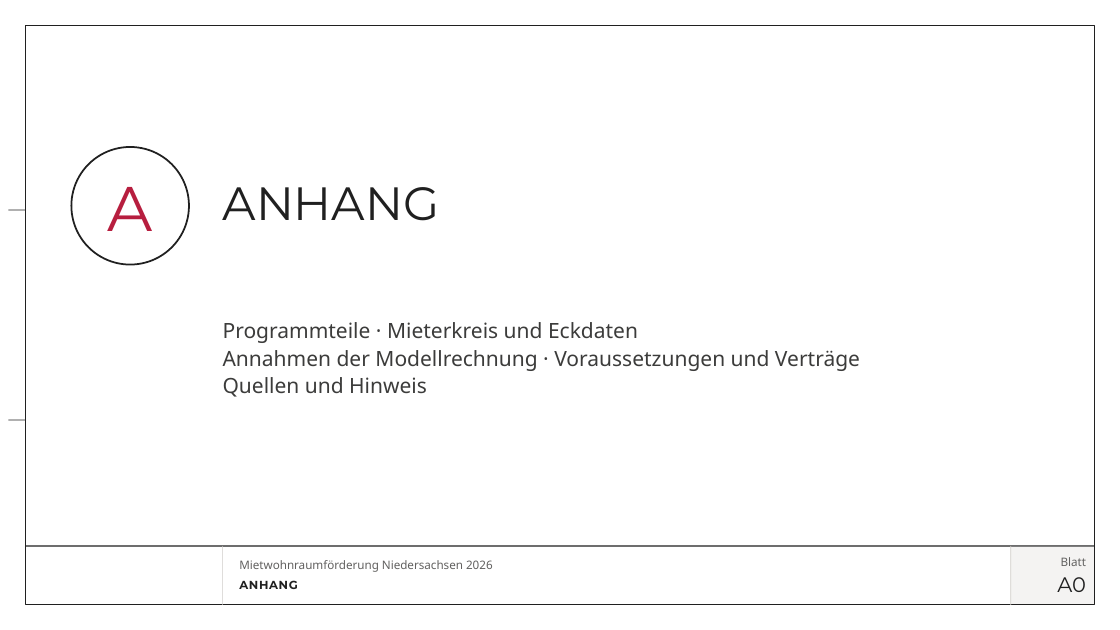
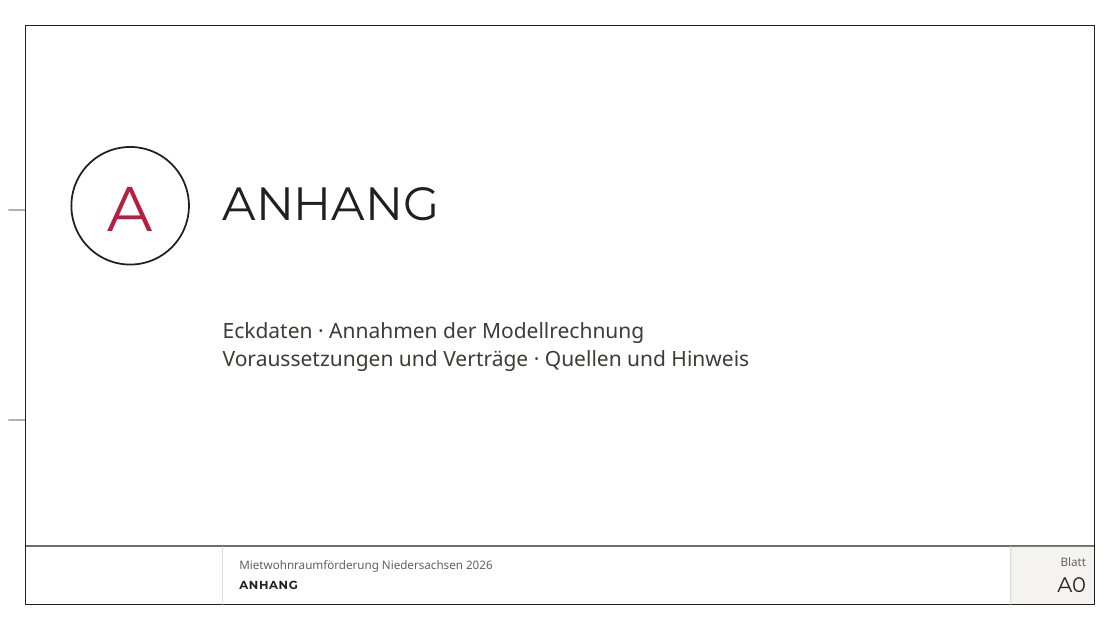
Before and after one commit to vgedaschko/NBank, a slide deck: slide 29 of praesentation/dist/PGN-Mietwohnraumfoerderung-Niedersachsen-2026-Vortrag.pptx (slide 28 before the commit). Drawn at 1120x630 pixels with LibreOffice and Linux fonts; fonts in the diff are those of the drawing; background and template pictures are left out. Boxes give left, top, right and bottom in pixels: in the first picture for what was removed or moved away, otherwise in the second. Text is boxed around its words. In the diff, an @@ line names an element or a change of style, - is before the commit and + after.

```diff
--- a/praesentation/dist/PGN-Mietwohnraumfoerderung-Niedersachsen-2026-Vortrag.pptx
+++ b/praesentation/dist/PGN-Mietwohnraumfoerderung-Niedersachsen-2026-Vortrag.pptx
@@ text at bbox=[223, 322, 749, 371]: text changed @@
-Programmteile · Mieterkreis und Eckdaten
-Annahmen der Modellrechnung · Voraussetzungen und Verträge
-Quellen und Hinweis
+Eckdaten · Annahmen der Modellrechnung
+Voraussetzungen und Verträge · Quellen und Hinweis
```
Also in this commit, not shown: 22 other slides changed, 3 slides added, 4 slides removed, 35 other files.
